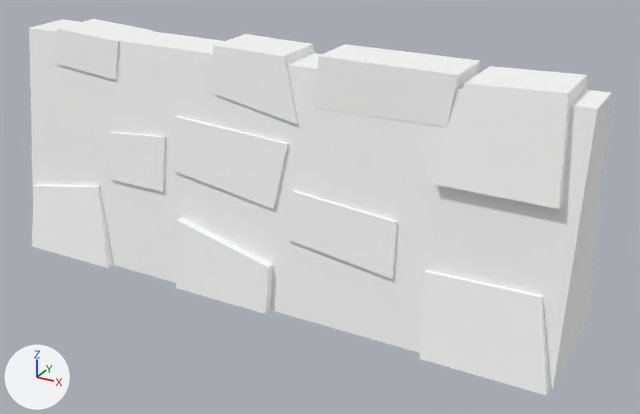
The glTF model assets/synty/simple_fantasy/models/SF_Prop_Fence_Stone_01.glb: old version first, new version second.
Camera for both pictures: a 50 mm camera at (0.0108, -0.0538, 0.0372) aimed at (-0.0217, 0.0054, 0.0076). Every picture has the same lights, and +X, +Y and +Z are marked at lower left.

In view in the first picture: 'SF_Prop_Fence_Stone_01'.
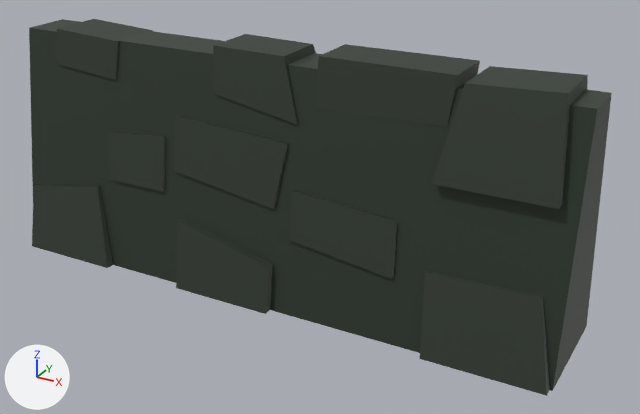
The edits, one by one:
Picture 'Undead_Footman_01' (img_undead_footman_01) is new.
In material 'lambert1' (mat_lambert1), base_color is no longer (1.0, 1.0, 1.0), white #ffffff.
In material 'lambert1' (mat_lambert1), texture is now set to img_undead_footman_01.

Boxes (x1, y1, x2, y2) around the edits, measured in the pictures (640 x 414 px):
'SF_Prop_Fence_Stone_01', surface changed (white to black)
    both: (29, 19, 612, 396)
